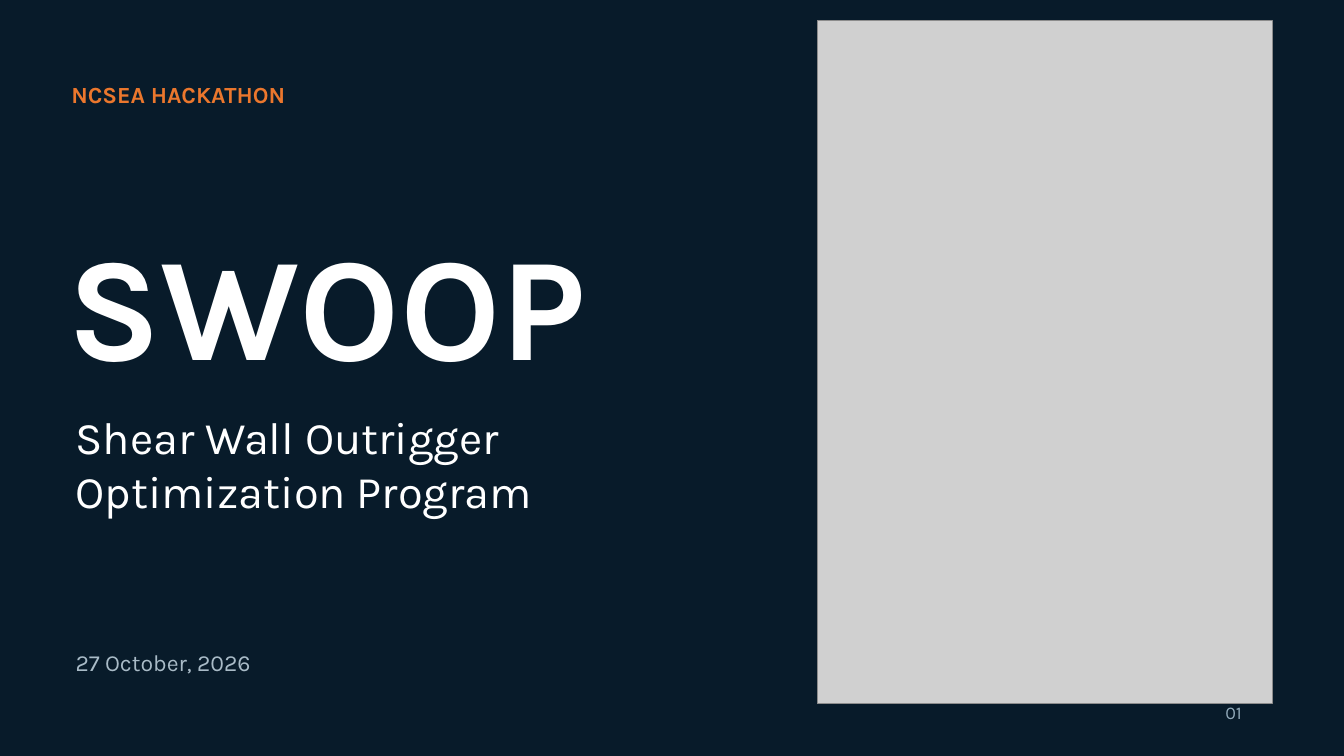
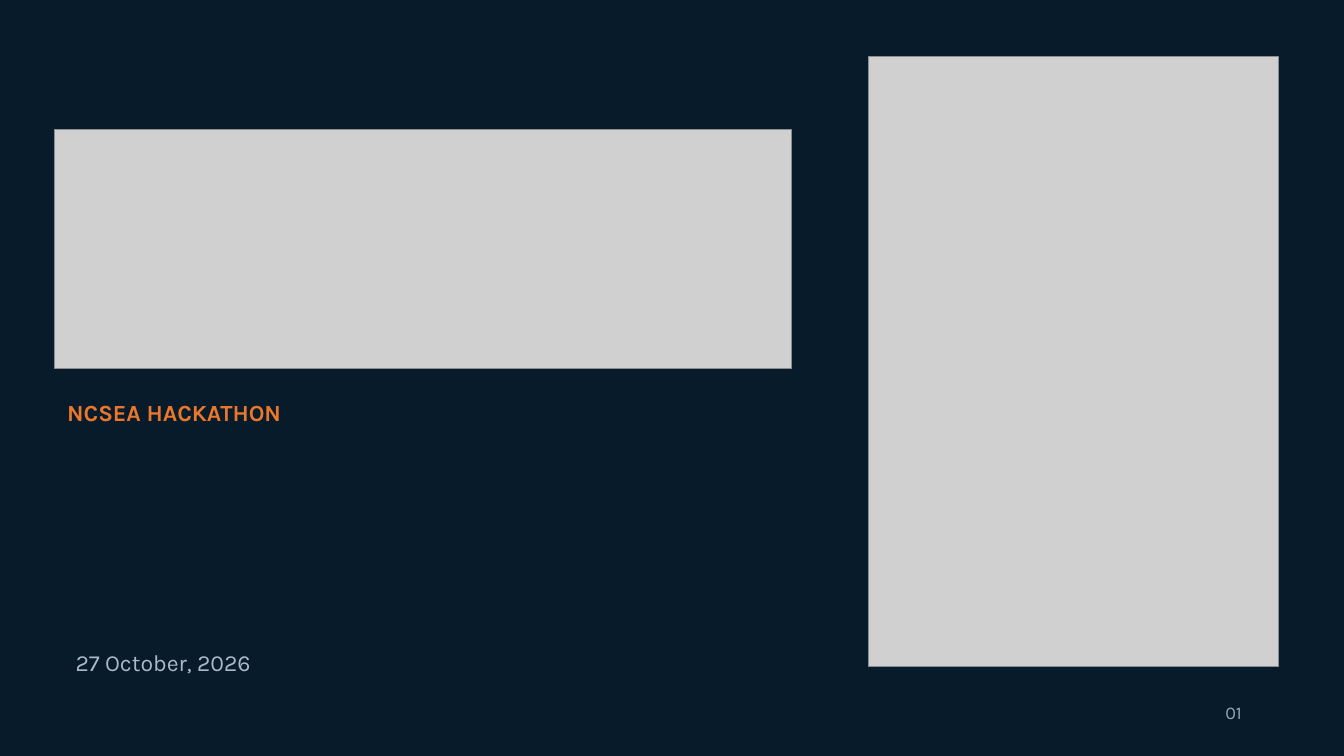
Before and after one commit to shearload/se-hackathon-point-tower, a slide deck: slide 1 of powerpoint/SWOOP_Presentation_Template.pptx. Drawn at 1344x756 pixels with LibreOffice and Linux fonts; fonts in the diff are those of the drawing; grey boxes stand for pictures. Boxes give left, top, right and bottom in pixels: in the first picture for what was removed or moved away, otherwise in the second. Text is boxed around its words. In the diff, an @@ line names an element or a change of style, - is before the commit and + after.

```diff
--- a/powerpoint/SWOOP_Presentation_Template.pptx
+++ b/powerpoint/SWOOP_Presentation_Template.pptx
@@ picture: place and size @@
-picture at (818,21,1272,704)
+picture at (868,56,1278,666)
@@ picture added at (54,130,791,369) @@
@@ text removed at (67,262,585,362) @@
-SWOOP
@@ text "NCSEA HACKATHON": place and size @@
-text "NCSEA HACKATHON" at (71,87,285,104)
+text "NCSEA HACKATHON" at (67,405,281,422)
@@ text removed at (76,423,532,519) @@
-Shear Wall Outrigger
-Optimization Program
```
Also in this commit, not shown: 3 other slides changed, 7 slides added, 8 slides removed.
